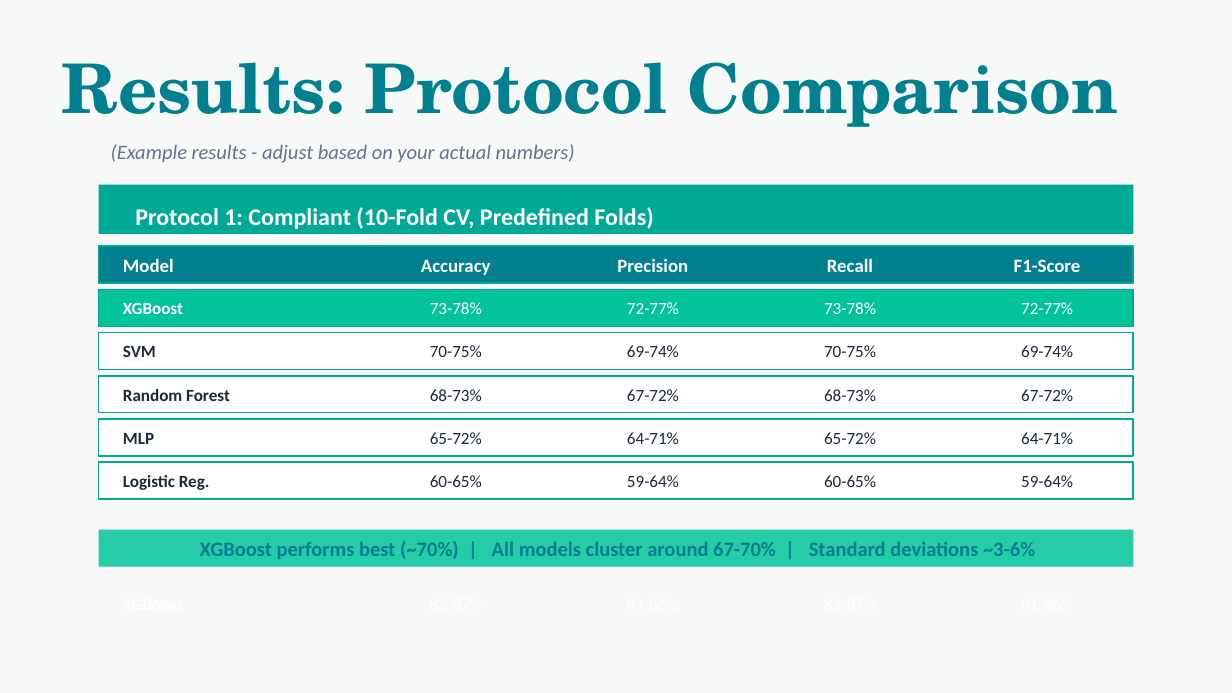
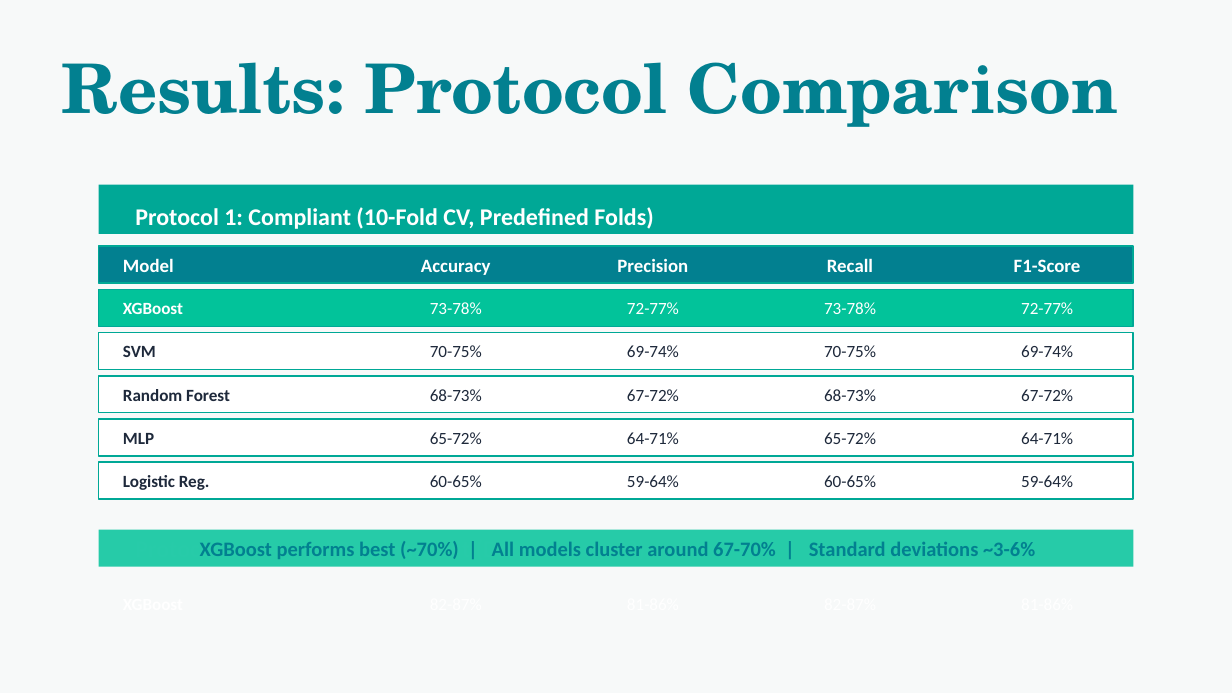
Before and after one commit to kostismatz/GKS_ML_Project, a slide deck: slide 17 of Theory/Urban_Sound_Classification_ML_v2.pptx. Drawn at 1232x693 pixels with LibreOffice and Linux fonts; fonts in the diff are those of the drawing. Boxes give left, top, right and bottom in pixels: in the first picture for what was removed or moved away, otherwise in the second. Text is boxed around its words. In the diff, an @@ line names an element or a change of style, - is before the commit and + after.

```diff
--- a/Theory/Urban_Sound_Classification_ML_v2.pptx
+++ b/Theory/Urban_Sound_Classification_ML_v2.pptx
@@ text removed at [111,144,575,163] @@
-(Example results - adjust based on your actual numbers)
```
Also in this commit, not shown: 3 other slides changed.
